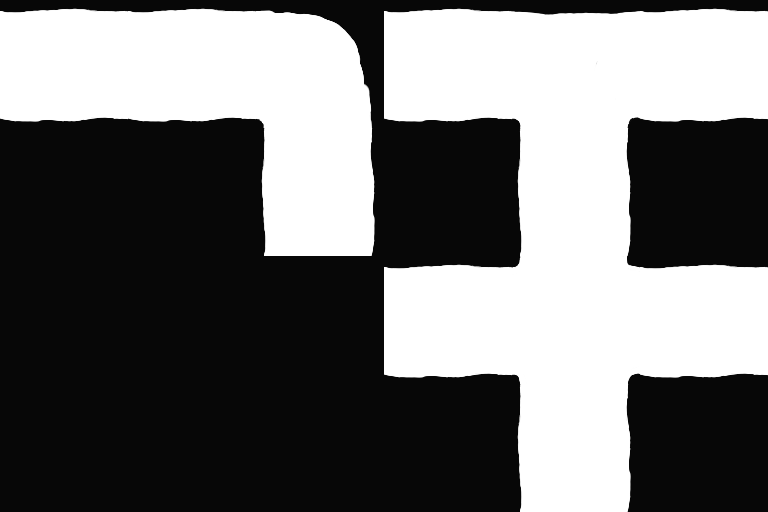
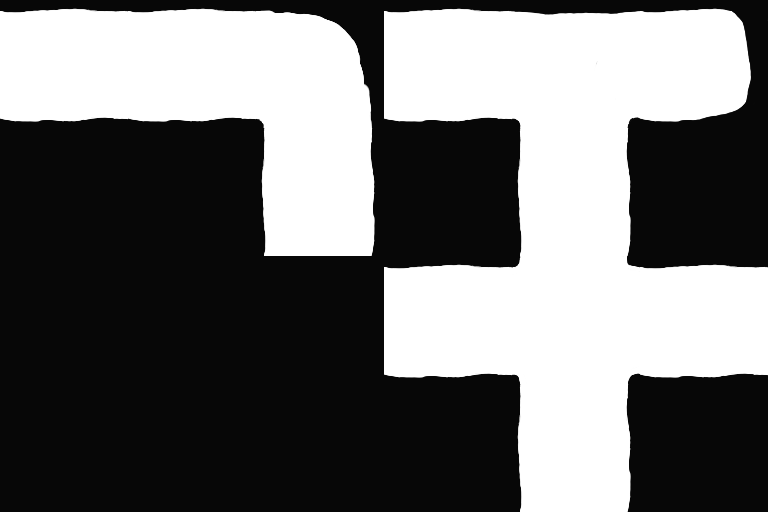
Revision of a layered 768px x 512px image; what changed, layer by layer:
added group "End" with 1 layers above "Straight" over [692, 9, 768, 122]
added layer "Paint Layer 5" (1st of 2, in "End") in group "End" over [692, 9, 768, 122]
